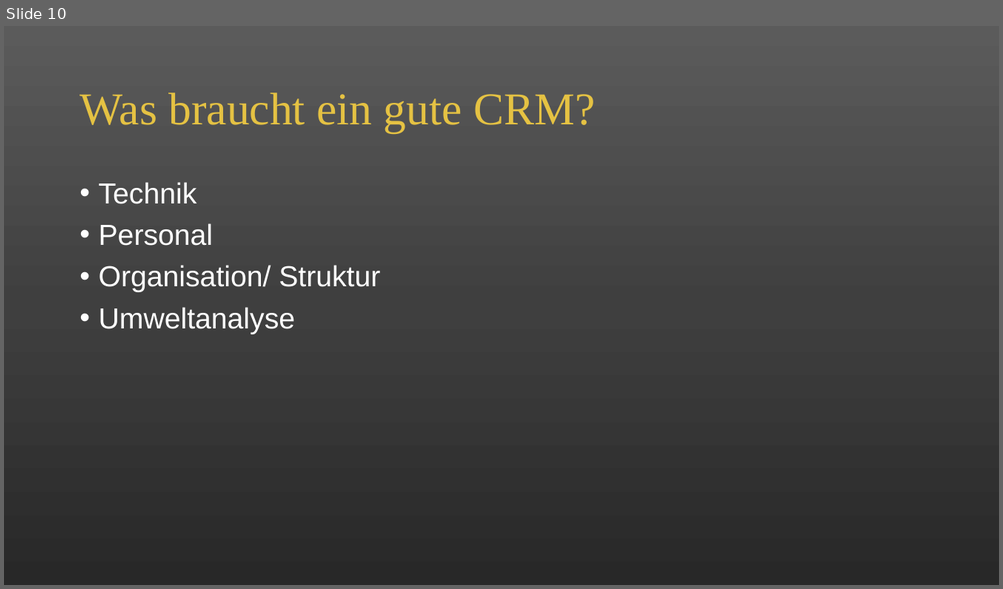
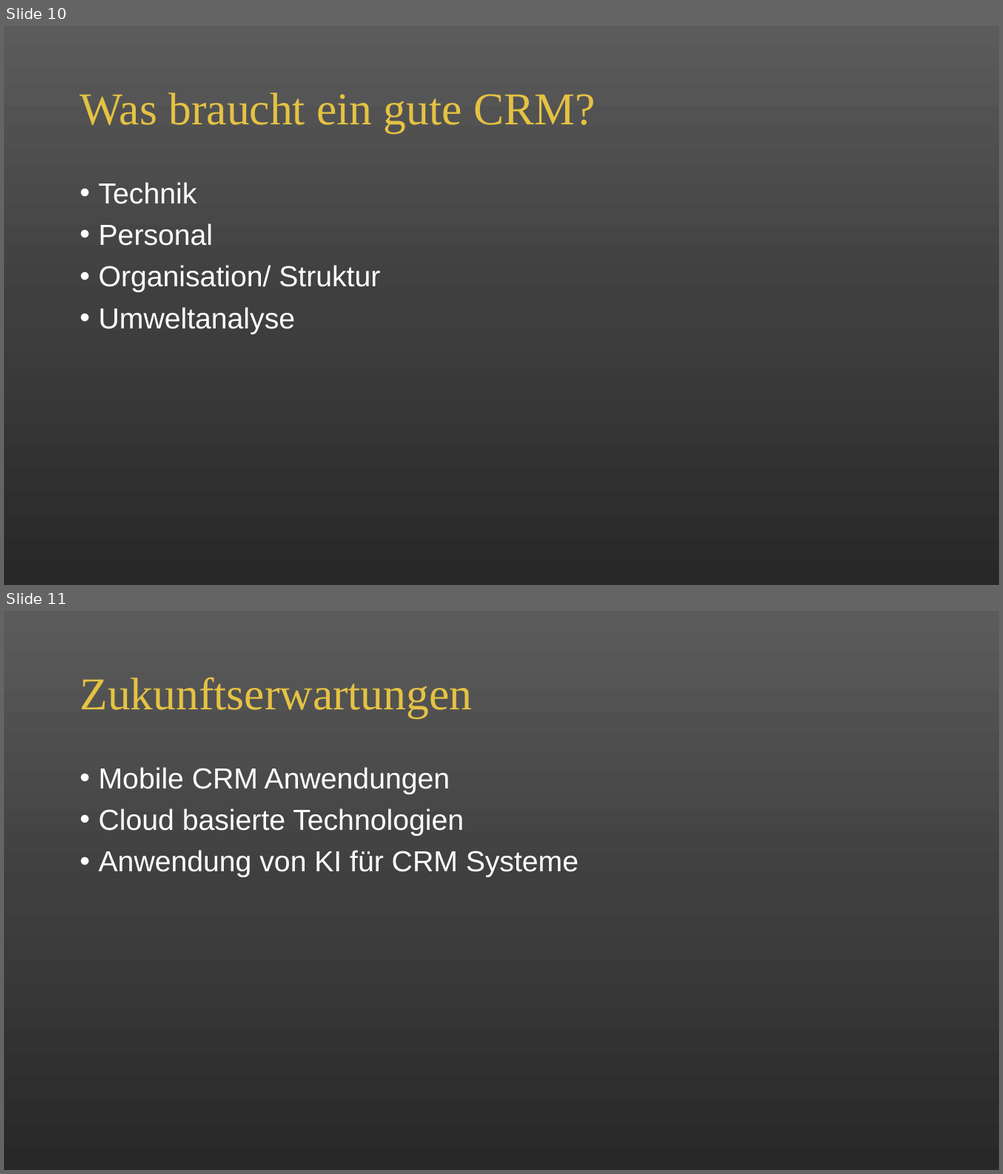
Before and after one commit to alicapr/CRM, a slide deck: CRM.pptx. Shown one above the other, each under a label of ours: slide 10 before the commit, slides 10 and 11 after it. The pictures are 1003x589 and 1003x1174 pixels, drawn with LibreOffice and Linux fonts; fonts in the diff are those of the drawing. Boxes give left, top, right and bottom in pixels: in the first picture for what was removed or moved away, otherwise in the second. Text is boxed around its words. In the diff, an @@ line names an element or a change of style, - is before the commit and + after.

```diff
--- a/CRM.pptx
+++ b/CRM.pptx
@@ slide 11 added at bbox=[4, 611, 999, 1170], background gradient #5B5B5B to #404040 to #292929 @@
@@ title added at bbox=[79, 677, 472, 718], 44 pt, text #E5C243 @@
+Zukunftserwartungen
@@ text added at bbox=[99, 767, 578, 877], 28 pt, text #FFFFFF @@
+• Mobile CRM Anwendungen
+• Cloud basierte Technologien
+• Anwendung von KI für CRM Systeme
```
Also in this commit, not shown: 3 other slides added.
